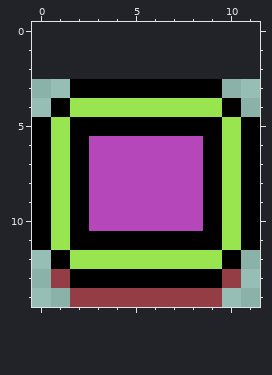
Two versions of one pixel-art sprite, gui/widget-selected.png. This is how it looked before the edit.
The file is 24x24 pixels, drawn in blocks of 2x2; one block is one cell here. The old version is drawn lined up with the new one, on the new canvas.
New version:
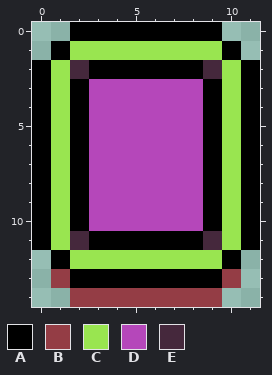
Palette (. is transparent): A #000000  B #943d45  C #99e550  D #b547ba  E #45283c
Diff:
canvas 12x12 -> 12x15, the old top-left corner now at 0,3
y 0: x 2..9 ........ -> AAAAAAAA
y 1: x 1..10 .......... -> ACCCCCCCCA
y 2: x 0..11 ............ -> ACEAAAAAAECA
y 3: x 0..1 .. -> AC; x 3..8 AAAAAA -> DDDDDD; x 10..11 .. -> CA
y 4: x 0..11 .ACCCCCCCCA. -> ACADDDDDDACA
y 5: x 3..8 AAAAAA -> DDDDDD
y 11: x 2 A -> E; x 9 A -> E
Pixel boxes of the changes (left, top, right, bottom) in both pictures:
changed: (32, 22, 260, 136)
changed: (70, 231, 89, 250)
changed: (203, 231, 222, 250)
